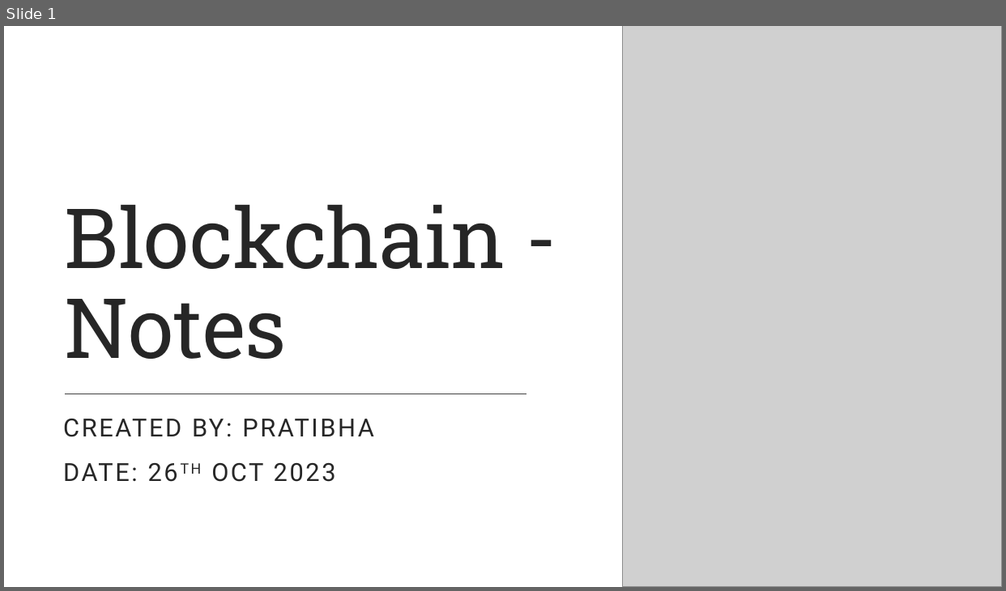
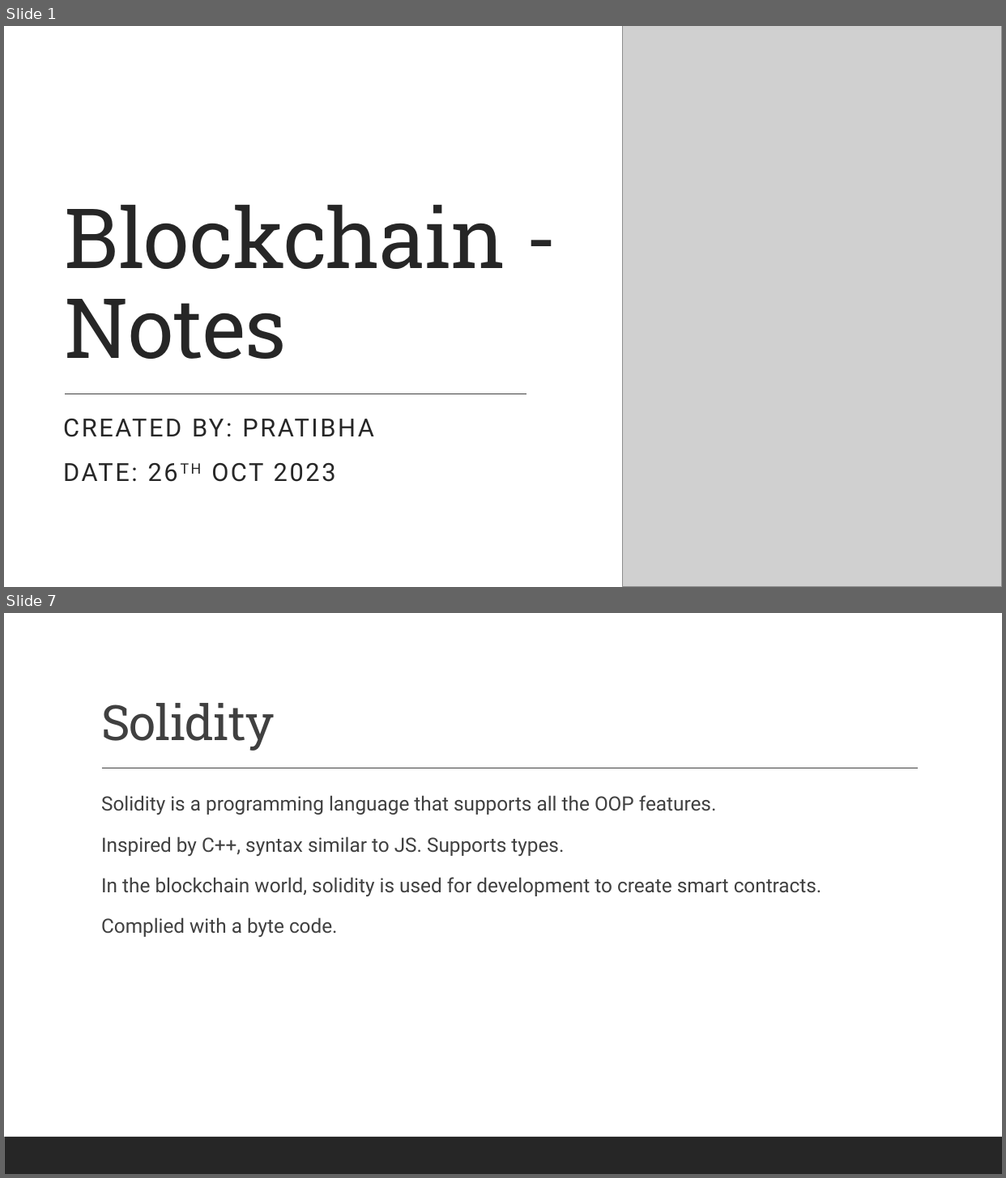
Before and after one commit to PratibhaRepos1/Blockchain, a slide deck: Blockchain-notes.pptx. Shown one above the other, each under a label of ours: slide 1 before the commit, slides 1 and 7 after it; the slides between them are not shown. The pictures are 1006x591 and 1006x1178 pixels, drawn with LibreOffice and Linux fonts; fonts in the diff are those of the drawing; grey boxes stand for pictures. Boxes give left, top, right and bottom in pixels: in the first picture for what was removed or moved away, otherwise in the second. Text is boxed around its words. In the diff, an @@ line names an element or a change of style, - is before the commit and + after.

```diff
--- a/Blockchain-notes.pptx
+++ b/Blockchain-notes.pptx
@@ slide 7 added at (4,613,1002,1174), background #FFFFFF; not listed: 1 template element that a slide beside it also shows @@
@@ title added at (101,703,274,751), 47 pt, text #404040 @@
+Solidity
@@ line added from (102, 769) to (918, 769), #404040 1 pt @@
@@ text added at (101,795,822,937), 19 pt, text #404040 @@
+  Solidity is a programming language that supports all the OOP features.
+  Inspired by C++, syntax similar to JS. Supports types.
+  In the blockchain world, solidity is used for development to create smart contracts.
+  Complied with a byte code.
```
Also in this commit, not shown: 1 slide changed, 6 other slides added, 1 slide removed, 6 other files.
